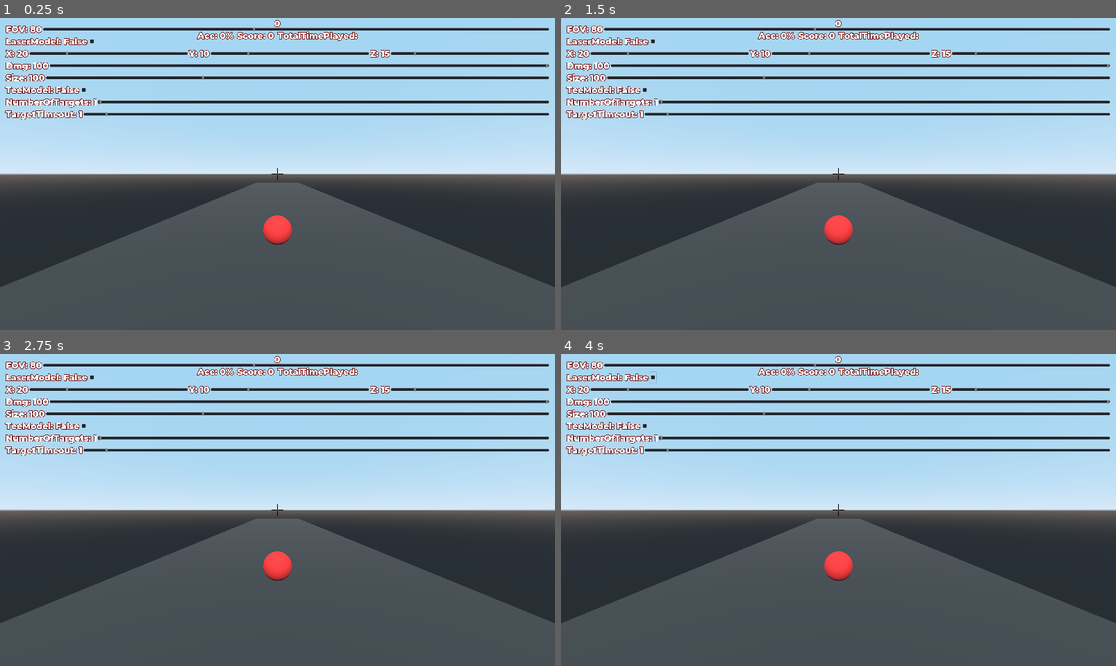
Above: before the commit, frames 1-4 (two rows, left to right).
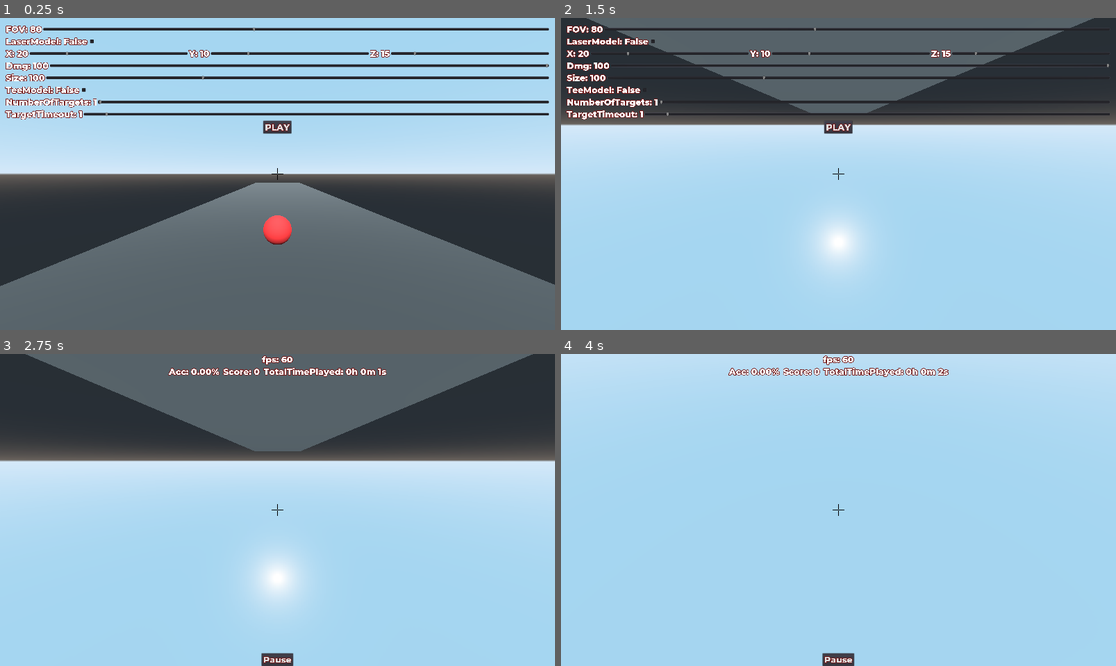
Above: after the commit, the same moments.

Repository: Inateblig/AimTrainer
Game: Godot game, scene res://src/scenes/World.tscn
Same seed, same stepped clock (60 frames per second), same inputs: the game is played once before the commit and once after it.
Inputs (mouse positions are in pixels of both pictures, inside the frame that each line leads up to):
- Up to frame 1 (0.25 s): no input
- Up to frame 2 (1.5 s): click (838, 127) at 0.5 s, where only the run after the commit has a clickable "PLAY"; click (838, 323) at 1.25 s, where only the run after the commit has a clickable "Pause"
- Up to frame 3 (2.75 s): click (277, 463) at 2 s, where only the run after the commit has a clickable "PLAY"
- Up to frame 4 (4 s): click (655, 375) at 2.77 s; move the mouse to (960, 494) at 3.52 s; hold F (right) from 3.53 s (still down); hold D (bwd) from 3.53 s (still down); click (960, 494) at 3.67 s; tap Space (jump) at 3.77 s

The runs differ from the first frame. In frame 1, 9.7% of the frame differs, in the area x 0-100%, y 0-87%; in frame 2, 84%; in frame 3, 87%, in the area x 0-100%, y 0-100%; in frame 4, 67%.

Commit message:
added web support

Diff:
--- a/project.godot
+++ b/project.godot
@@ -84,6 +84,8 @@
 
 [rendering]
 
+quality/driver/driver_name="GLES2"
+vram_compression/import_etc=true
 environment/default_clear_color=Color( 0.301961, 0.301961, 0.301961, 1 )
 quality/filters/msaa=3
 environment/default_environment="res://src/assets/laser/default_env.tres"
--- a/src/scenes/GUI.tscn
+++ b/src/scenes/GUI.tscn
@@ -204,3 +204,26 @@
 max_value = 20.0
 step = 0.1
 value = 1.0
+
+[node name="PlayButton" type="HBoxContainer" parent="VBoxContainer"]
+margin_top = 336.0
+margin_right = 1880.0
+margin_bottom = 380.0
+
+[node name="MarginContainer" type="MarginContainer" parent="VBoxContainer/PlayButton"]
+margin_right = 887.0
+margin_bottom = 44.0
+size_flags_horizontal = 3
+
+[node name="Play" type="Button" parent="VBoxContainer/PlayButton"]
+margin_left = 891.0
+margin_right = 988.0
+margin_bottom = 44.0
+custom_fonts/font = ExtResource( 1 )
+text = "PLAY"
+
+[node name="MarginContainer2" type="MarginContainer" parent="VBoxContainer/PlayButton"]
+margin_left = 992.0
+margin_right = 1880.0
+margin_bottom = 44.0
+size_flags_horizontal = 3
--- /dev/null
+++ b/src/scenes/HUD.tscn
@@ -0,0 +1,72 @@
+[gd_scene load_steps=2 format=2]
+
+[ext_resource path="res://src/fonts/font.tres" type="DynamicFont" id=1]
+
+[node name="HUD" type="VBoxContainer"]
+anchor_right = 1.0
+anchor_bottom = 1.0
+
+[node name="FPS" type="Label" parent="."]
+margin_right = 1920.0
+margin_bottom = 38.0
+custom_fonts/font = ExtResource( 1 )
+text = "0"
+align = 1
+
+[node name="HBoxContainer" type="HBoxContainer" parent="."]
+margin_top = 42.0
+margin_right = 1920.0
+margin_bottom = 80.0
+alignment = 1
+
+[node name="Accuracy" type="Label" parent="HBoxContainer"]
+margin_left = 683.0
+margin_right = 817.0
+margin_bottom = 38.0
+custom_fonts/font = ExtResource( 1 )
+text = "Acc: 0% "
+valign = 1
+
+[node name="Score" type="Label" parent="HBoxContainer"]
+margin_left = 821.0
+margin_right = 957.0
+margin_bottom = 38.0
+custom_fonts/font = ExtResource( 1 )
+text = "Score: 0 "
+
+[node name="acct" type="Label" parent="HBoxContainer"]
+margin_left = 961.0
+margin_right = 1236.0
+margin_bottom = 38.0
+custom_fonts/font = ExtResource( 1 )
+text = "TotalTimePlayed:"
+
+[node name="MarginContainer" type="MarginContainer" parent="."]
+margin_top = 84.0
+margin_right = 1920.0
+margin_bottom = 1032.0
+size_flags_horizontal = 3
+size_flags_vertical = 3
+
+[node name="PauseButton" type="HBoxContainer" parent="."]
+margin_top = 1036.0
+margin_right = 1920.0
+margin_bottom = 1080.0
+
+[node name="MarginContainer3" type="MarginContainer" parent="PauseButton"]
+margin_right = 901.0
+margin_bottom = 44.0
+size_flags_horizontal = 3
+
+[node name="Pause" type="Button" parent="PauseButton"]
+margin_left = 905.0
+margin_right = 1014.0
+margin_bottom = 44.0
+custom_fonts/font = ExtResource( 1 )
+text = "Pause"
+
+[node name="MarginContainer2" type="MarginContainer" parent="PauseButton"]
+margin_left = 1018.0
+margin_right = 1920.0
+margin_bottom = 44.0
+size_flags_horizontal = 3
--- a/src/scenes/World.gd
+++ b/src/scenes/World.gd
@@ -14,6 +14,8 @@
 func _ready():
 	acct = load_time_from_file()
 	get_node("GUI/VBoxContainer/NTargets/HSlider").connect("value_changed", self, "_on_HSlider_value_changed")
+	get_node("GUI/VBoxContainer/PlayButton/Play").connect("pressed", self, "_on_PlayButton_pressed")
+	get_node("HUD/PauseButton/Pause").connect("pressed", self, "_on_PauseButton_pressed")
 	for _i in range(pvalue):
 		self.add_child(target.instance())
 
@@ -96,13 +98,12 @@
 				return
 
 func pause_targets(on):
-		for c in get_children():
-			if c.is_in_group("target"):
-				if on:
-					c.get_node("Timer").stop()
-				else:
-					c.get_node("Timer").start()
-
+	for c in get_children():
+		if c.is_in_group("target"):
+			if on:
+				c.get_node("Timer").stop()
+			else:
+				c.get_node("Timer").start()
 
 func _on_HSlider_value_changed(value):
 	if value > pvalue:
@@ -110,3 +111,9 @@
 	else:
 		remove_target(pvalue - value)
 	pvalue = value
+
+func _on_PlayButton_pressed():
+	Globals.pause = false
+
+func _on_PauseButton_pressed():
+	Globals.pause = true
--- a/src/scenes/World.tscn
+++ b/src/scenes/World.tscn
@@ -2,8 +2,8 @@
 
 [ext_resource path="res://src/materials/grey.tres" type="Material" id=1]
 [ext_resource path="res://src/scenes/Player.tscn" type="PackedScene" id=2]
+[ext_resource path="res://src/scenes/HUD.tscn" type="PackedScene" id=3]
 [ext_resource path="res://src/scenes/World.gd" type="Script" id=4]
-[ext_resource path="res://src/fonts/font.tres" type="DynamicFont" id=5]
 [ext_resource path="res://src/scenes/GUI.tscn" type="PackedScene" id=6]
 
 [sub_resource type="CubeMesh" id=1]
@@ -15,7 +15,7 @@
 script = ExtResource( 4 )
 
 [node name="Ground" type="MeshInstance" parent="."]
-transform = Transform( 12.1, 0, 0, 0, 1, 0, 0, 0, 102.683, 0, -2, -13.1422 )
+transform = Transform( 12.1, 0, 0, 0, 1, 0, 0, 0, 102.683, -0.08, -1.92, -13.1522 )
 mesh = SubResource( 1 )
 material/0 = ExtResource( 1 )
 
@@ -28,44 +28,8 @@
 [node name="Player" parent="." instance=ExtResource( 2 )]
 transform = Transform( 1, 0, 0, 0, 1, 0, 0, 0, 1, 0, 1.52615, -13.1422 )
 
-[node name="HUD" type="VBoxContainer" parent="."]
-anchor_right = 1.0
-anchor_bottom = 1.0
-
-[node name="FPS" type="Label" parent="HUD"]
-margin_right = 1920.0
-margin_bottom = 38.0
-custom_fonts/font = ExtResource( 5 )
-text = "0"
-align = 1
-
-[node name="HBoxContainer" type="HBoxContainer" parent="HUD"]
-margin_top = 42.0
-margin_right = 1920.0
-margin_bottom = 80.0
-alignment = 1
-
-[node name="Accuracy" type="Label" parent="HUD/HBoxContainer"]
-margin_left = 683.0
-margin_right = 817.0
-margin_bottom = 38.0
-custom_fonts/font = ExtResource( 5 )
-text = "Acc: 0% "
-valign = 1
-
-[node name="Score" type="Label" parent="HUD/HBoxContainer"]
-margin_left = 821.0
-margin_right = 957.0
-margin_bottom = 38.0
-custom_fonts/font = ExtResource( 5 )
-text = "Score: 0 "
-
-[node name="acct" type="Label" parent="HUD/HBoxContainer"]
-margin_left = 961.0
-margin_right = 1236.0
-margin_bottom = 38.0
-custom_fonts/font = ExtResource( 5 )
-text = "TotalTimePlayed:"
+[node name="HUD" parent="." instance=ExtResource( 3 )]
+visible = false
 
 [node name="DirectionalLight" type="DirectionalLight" parent="."]
 transform = Transform( -1, 0, -8.74228e-08, -5.41301e-08, 0.785252, 0.619176, 6.86489e-08, 0.619176, -0.785252, 0, 8.71141, 0 )
Not shown, changed: export_presets.cfg
